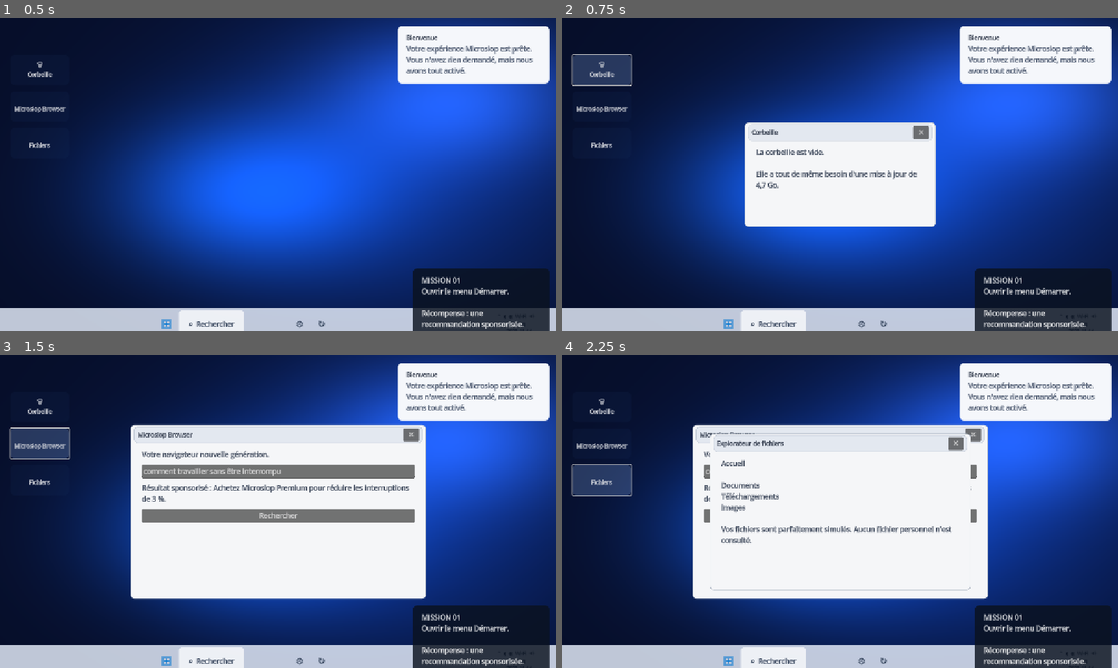
Above: before the commit, frames 1-4 (two rows, left to right).
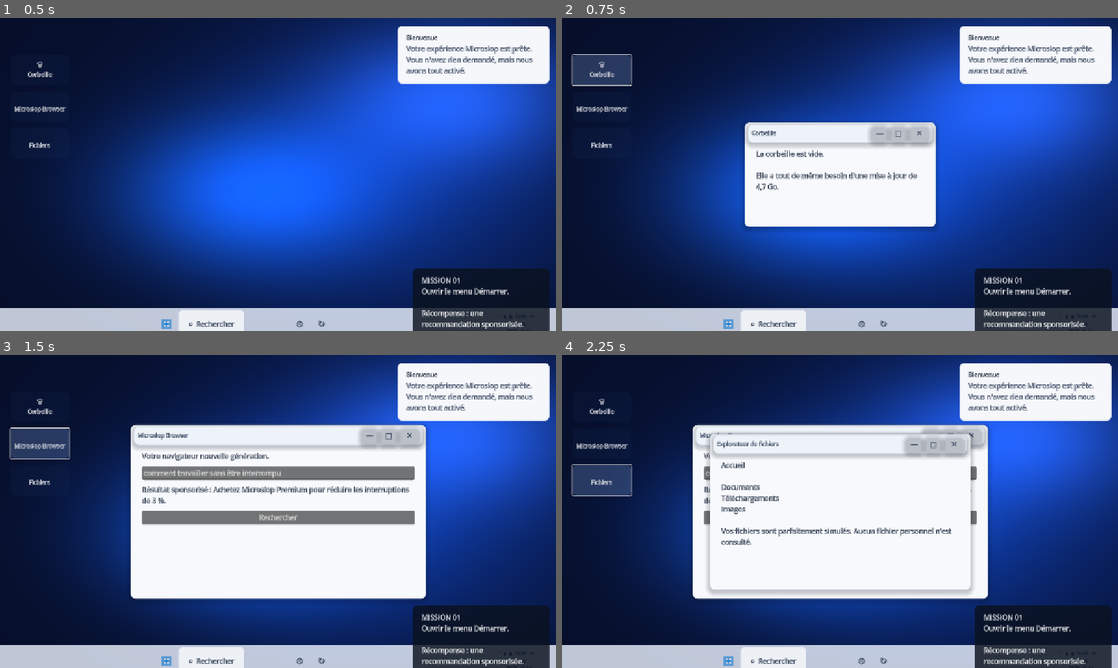
Above: after the commit, the same moments.

Repository: Likounsee/Microslop-Experience
Game: Godot game, scene res://scenes/desktop.tscn
The game is run twice, just before and just after one commit, with the same random seed, the same clock (stepped at 60 frames per second) and the same inputs.
Inputs:
- Up to frame 1 (0.5 s): no input
- Up to frame 2 (0.75 s): click "🗑 Corbeille" at 0.5 s
- Up to frame 3 (1.5 s): click "🌐 Microslop Browser" at 1.25 s
- Up to frame 4 (2.25 s): click "📁 Fichiers" at 2 s

Frame 1 is identical in both runs. In frame 2, 2.6% of the frame differs, in the area x 32-68%, y 33-69%; in frame 3, 5.1%, in the area x 23-77%, y 22-79%; in frame 4, 4.6%.

Commit message:
Polish app windows with Windows 11-style titlebar controls

Diff:
--- a/scripts/app_window.gd
+++ b/scripts/app_window.gd
@@ -8,15 +8,16 @@
 	custom_minimum_size = window_size
 	size = window_size
 	mouse_filter = Control.MOUSE_FILTER_STOP
-	add_theme_stylebox_override("panel", _panel_style(Color("f5f6f8"), Color("aeb7c4")))
+	add_theme_stylebox_override("panel", _panel_style(Color("f7f9fc"), Color("c8d2e2")))
+	z_index = 30
 
 	var layout := VBoxContainer.new()
 	layout.add_theme_constant_override("separation", 0)
 	add_child(layout)
 
 	var titlebar := PanelContainer.new()
-	titlebar.add_theme_stylebox_override("panel", _panel_style(Color("e3e8f0"), Color("c4ccd8")))
-	titlebar.custom_minimum_size.y = 38
+	titlebar.add_theme_stylebox_override("panel", _panel_style(Color("eef3fa"), Color("dbe3ef")))
+	titlebar.custom_minimum_size.y = 42
 	titlebar.mouse_filter = Control.MOUSE_FILTER_STOP
 	layout.add_child(titlebar)
 	titlebar.gui_input.connect(_on_titlebar_input.bind(titlebar))
@@ -28,14 +29,45 @@
 	var title_label := Label.new()
 	title_label.text = title
 	title_label.size_flags_horizontal = Control.SIZE_EXPAND_FILL
-	title_label.add_theme_color_override("font_color", Color("182235"))
-	title_label.add_theme_font_size_override("font_size", 14)
+	title_label.add_theme_color_override("font_color", Color("24344d"))
+	title_label.add_theme_font_size_override("font_size", 13)
 	title_row.add_child(title_label)
+
+	var minimize_button := Button.new()
+	minimize_button.text = "—"
+	minimize_button.tooltip_text = "Réduire"
+	minimize_button.custom_minimum_size = Vector2(36, 28)
+	minimize_button.add_theme_color_override("font_color", Color("24344d"))
+	minimize_button.add_theme_stylebox_override("normal", _panel_style(Color(0, 0, 0, 0), Color(0, 0, 0, 0)))
+	minimize_button.add_theme_stylebox_override("hover", _panel_style(Color("dce6f4"), Color(0, 0, 0, 0)))
+	minimize_button.pressed.connect(func(): hide())
+	title_row.add_child(minimize_button)
+
+	var maximize_button := Button.new()
+	maximize_button.text = "□"
+	maximize_button.tooltip_text = "Agrandir"
+	maximize_button.custom_minimum_size = Vector2(36, 28)
+	maximize_button.add_theme_color_override("font_color", Color("24344d"))
+	maximize_button.add_theme_stylebox_override("normal", _panel_style(Color(0, 0, 0, 0), Color(0, 0, 0, 0)))
+	maximize_button.add_theme_stylebox_override("hover", _panel_style(Color("dce6f4"), Color(0, 0, 0, 0)))
+	maximize_button.pressed.connect(func():
+		if size == get_viewport_rect().size:
+			size = custom_minimum_size
+			position = (get_viewport_rect().size - size) / 2.0
+		else:
+			size = get_viewport_rect().size
+			position = Vector2.ZERO
+	)
+	title_row.add_child(maximize_button)
 
 	var close_button := Button.new()
 	close_button.text = "✕"
 	close_button.tooltip_text = "Fermer"
-	close_button.custom_minimum_size = Vector2(36, 28)
+	close_button.custom_minimum_size = Vector2(44, 28)
+	close_button.add_theme_color_override("font_color", Color("24344d"))
+	close_button.add_theme_stylebox_override("normal", _panel_style(Color(0, 0, 0, 0), Color(0, 0, 0, 0)))
+	close_button.add_theme_stylebox_override("hover", _panel_style(Color("c42b1c"), Color(0, 0, 0, 0)))
+	close_button.add_theme_color_override("font_hover_color", Color.WHITE)
 	close_button.pressed.connect(queue_free)
 	title_row.add_child(close_button)
 
@@ -71,7 +103,10 @@
 	style.bg_color = background
 	style.border_color = border
 	style.set_border_width_all(1)
-	style.set_corner_radius_all(8)
+	style.set_corner_radius_all(10)
+	style.shadow_color = Color(0.02, 0.04, 0.08, 0.22)
+	style.shadow_size = 12
+	style.shadow_offset = Vector2(0, 4)
 	style.content_margin_left = 8
 	style.content_margin_right = 8
 	style.content_margin_top = 4
